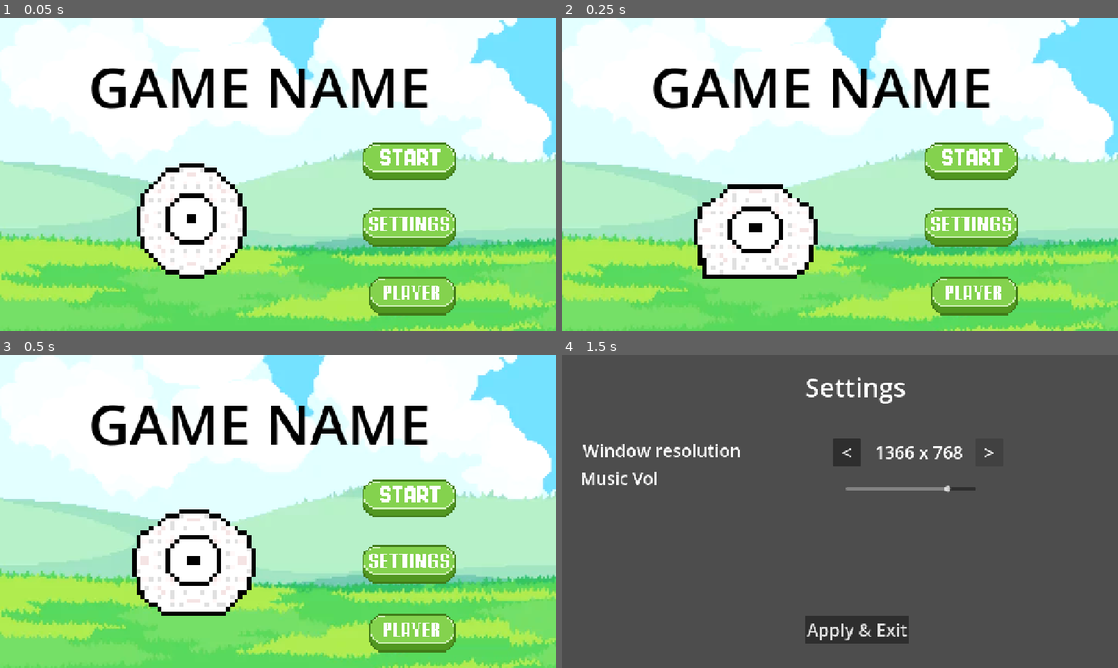
Above: before the commit, frames 1-4 (two rows, left to right).
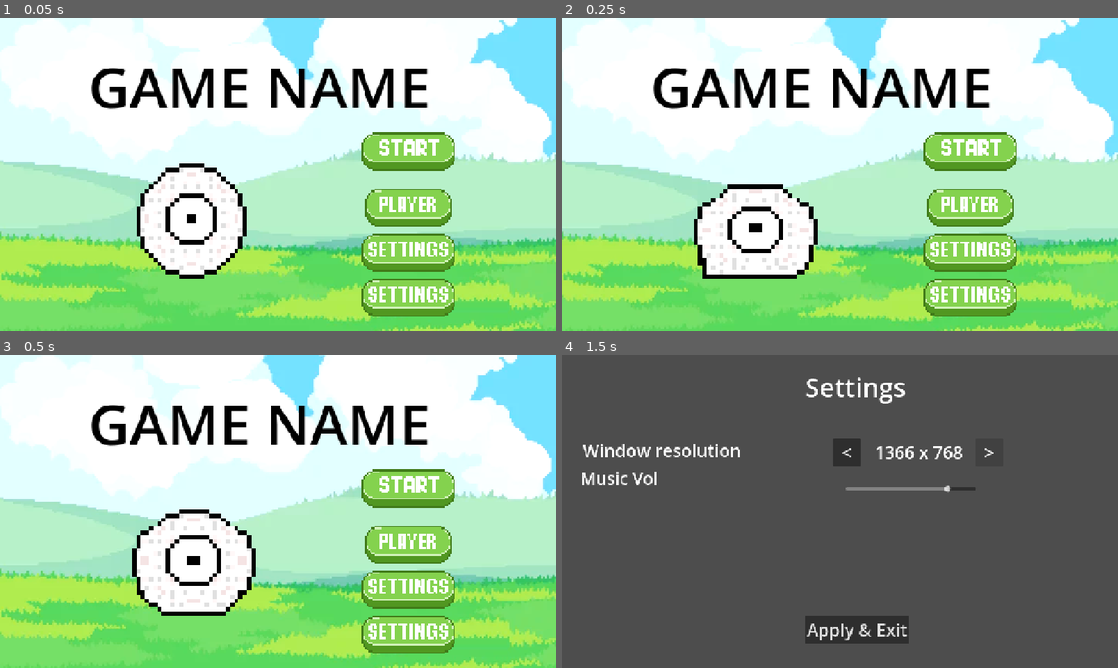
Above: after the commit, the same moments.

Repository: SebastianFiser/hc-haven-bounce-back
Game: Godot game, scene res://scenes/main.tscn
Two runs of this game, one before a commit and one after it. Both use one fixed random seed, a clock stepped at 60 frames per second and the inputs below.
Inputs (mouse positions are in pixels of both pictures, inside the frame that each line leads up to; where the layout moved, square brackets give the same spot in the first picture):
- Up to frame 1 (0.05 s): no input
- Up to frame 2 (0.25 s): no input
- Up to frame 3 (0.5 s): no input
- Up to frame 4 (1.5 s): click (967, 633) [973, 564] at 0.5 s; click ">" at 1.25 s

The runs differ from the first frame. In frame 1, 7.0% of the frame differs, in the area x 65-82%, y 36-96%; in frame 2, 7.0%; in frame 3, 7.0%; in frame 4, nothing differs.

Commit message:
puh (push)

Diff:
--- a/scenes/main.tscn
+++ b/scenes/main.tscn
@@ -183,10 +183,10 @@
 [node name="start" type="TextureButton" parent="Start" unique_id=788135746]
 layout_mode = 1
 anchors_preset = -1
-anchor_left = -0.00546875
-anchor_top = 0.08194444
-anchor_right = 0.9945313
-anchor_bottom = 1.0819446
+anchor_left = -0.00703125
+anchor_top = 0.05138889
+anchor_right = 0.99296874
+anchor_bottom = 1.0513891
 offset_left = 848.0
 offset_top = 168.0
 offset_right = -324.0
@@ -203,10 +203,10 @@
 anchors_preset = -1
 anchor_right = 1.0
 anchor_bottom = 1.0
-offset_left = 856.0
-offset_top = 536.0
-offset_right = -224.0
-offset_bottom = -96.0
+offset_left = 847.0
+offset_top = 333.0
+offset_right = -233.0
+offset_bottom = -299.0
 texture_normal = SubResource("AtlasTexture_0wfyh")
 texture_pressed = SubResource("AtlasTexture_sugp2")
 texture_hover = SubResource("AtlasTexture_85g3d")
@@ -215,10 +215,10 @@
 [node name="settings" type="TextureButton" parent="Start" unique_id=539181291]
 layout_mode = 1
 anchors_preset = -1
-anchor_left = -0.00546875
-anchor_top = 0.036111113
-anchor_right = -0.00546875
-anchor_bottom = 0.036111113
+anchor_left = -0.00703125
+anchor_top = 0.11805555
+anchor_right = -0.00703125
+anchor_bottom = 0.11805555
 offset_left = 848.0
 offset_top = 352.0
 offset_right = 1064.0
@@ -229,6 +229,23 @@
 stretch_mode = 0
 metadata/_edit_use_anchors_ = true
 
+[node name="settings2" type="TextureButton" parent="Start" unique_id=853569014]
+layout_mode = 1
+anchors_preset = -1
+anchor_left = -0.00703125
+anchor_top = 0.2625
+anchor_right = -0.00703125
+anchor_bottom = 0.2625
+offset_left = 848.0
+offset_top = 352.0
+offset_right = 1064.0
+offset_bottom = 440.0
+texture_normal = SubResource("AtlasTexture_jyhfs")
+texture_pressed = SubResource("AtlasTexture_tbgi4")
+texture_hover = SubResource("AtlasTexture_tefeu")
+stretch_mode = 0
+metadata/_edit_use_anchors_ = true
+
 [node name="Background" parent="." unique_id=488666543 instance=ExtResource("5_tbgi4")]
 
 [node name="AnimatedSprite2D" type="AnimatedSprite2D" parent="." unique_id=479660792]
@@ -242,3 +259,4 @@
 [connection signal="pressed" from="Start/start" to="." method="_on_start_pressed"]
 [connection signal="pressed" from="Start/player" to="." method="_on_player_pressed"]
 [connection signal="pressed" from="Start/settings" to="." method="_on_settings_pressed"]
+[connection signal="pressed" from="Start/settings2" to="." method="_on_settings_pressed"]
--- a/scripts/physics.gd
+++ b/scripts/physics.gd
@@ -4,10 +4,10 @@
 @export var acceleration: float = 1500.0
 @export var friction: float = 300.0
 @export var gravity: float = 900.0
-@export var jump_velocity: float = -400.0
+@export var jump_velocity: float = -700.0
 @export var jump_cut: float = 0.5
 @export var bounciness: float = 0.7
-@export var min_bounce_speed: float = 100.0
+@export var min_bounce_speed: float = 450.0
 @export_range(-180.0, 180.0) var hit_angle_offset: float = 180.0
 @export var hit_hold_time: float = 0.1
 
